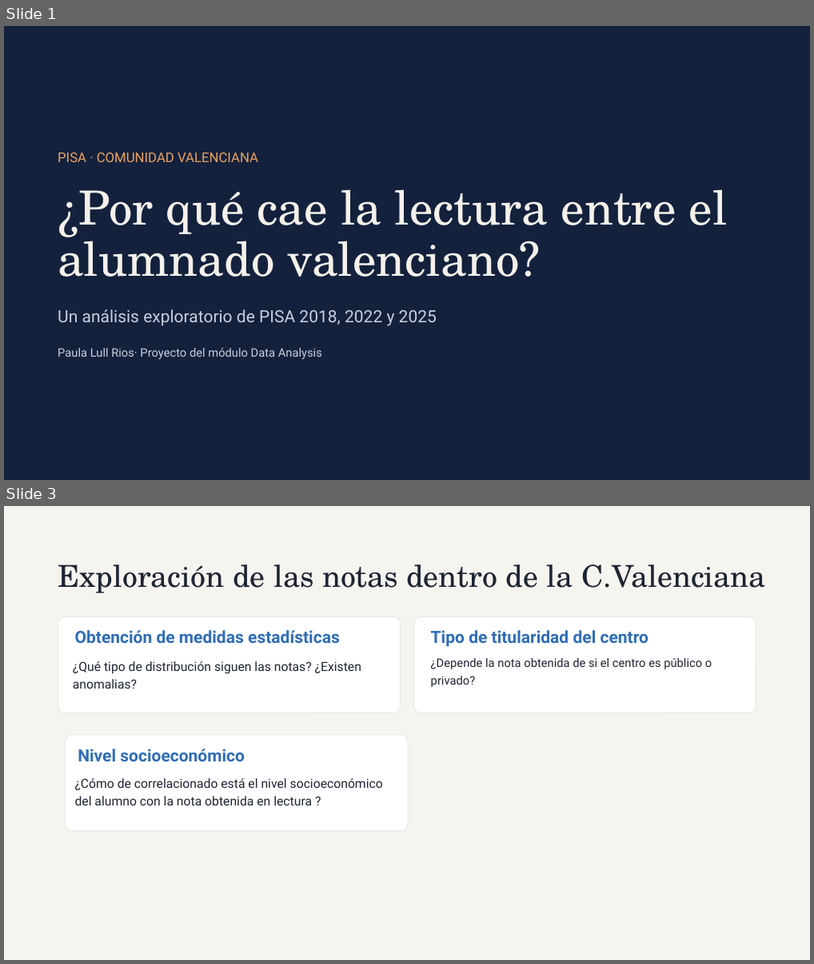
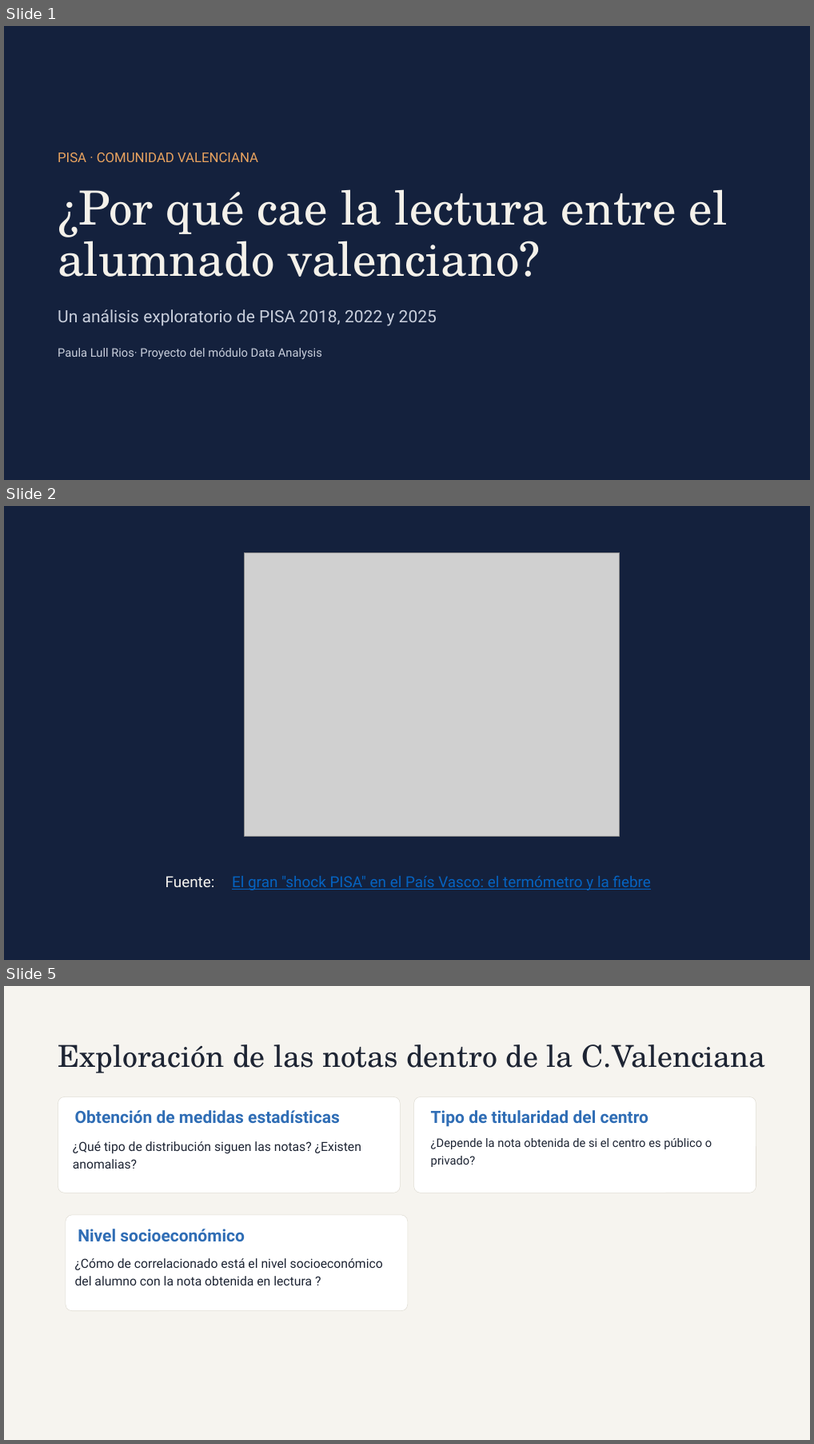
Before and after one commit to PaulitaLull/EDA_PAULA_LULL, a slide deck: presentación_PISA_Valencia.pptx. Shown one above the other, each under a label of ours: slides 1 and 3 before the commit, slides 1, 2 and 5 after it; the slides between them are not shown. The pictures are 814x964 and 814x1444 pixels, drawn with LibreOffice and Linux fonts; fonts in the diff are those of the drawing; grey boxes stand for pictures. Boxes give left, top, right and bottom in pixels: in the first picture for what was removed or moved away, otherwise in the second. Text is boxed around its words. In the diff, an @@ line names an element or a change of style, - is before the commit and + after.

Commit message:
edaPISA

```diff
--- a/presentación_PISA_Valencia.pptx
+++ b/presentación_PISA_Valencia.pptx
@@ slide 2 added at (4, 506, 810, 960), background #14213D @@
@@ picture added at (245, 552, 621, 836) @@
@@ text added at (166, 876, 218, 887), 18 pt, text #F6F4EF @@
+Fuente::
@@ text added at (232, 876, 651, 890), 18 pt, text #0563C1, underline @@
+El gran "shock PISA" en el País Vasco: el termómetro y la fiebre
@@ what was slide 3 is now slide 5 @@
```
Also in this commit, not shown: 3 slides changed, 2 other slides added, 2 other files.
